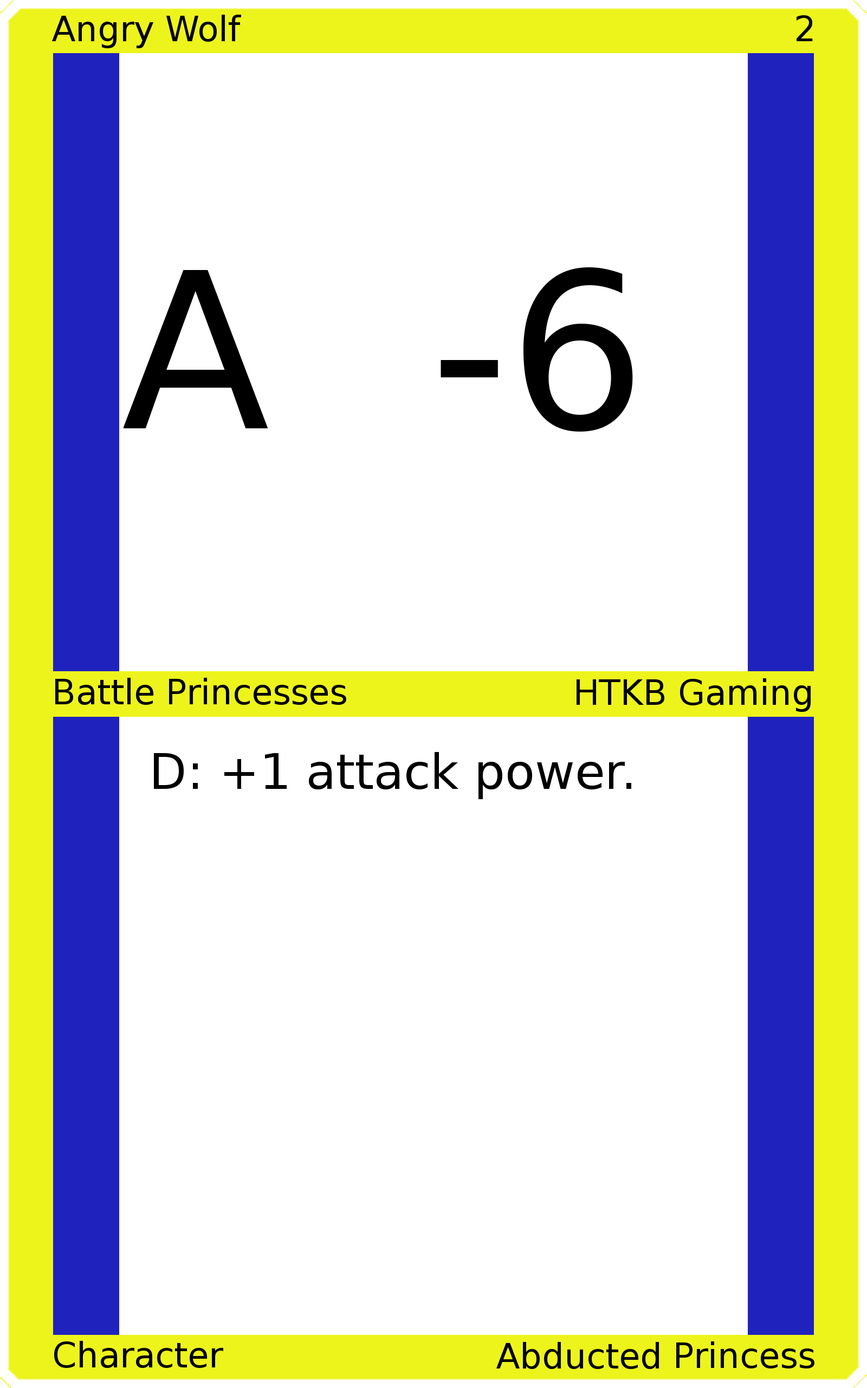
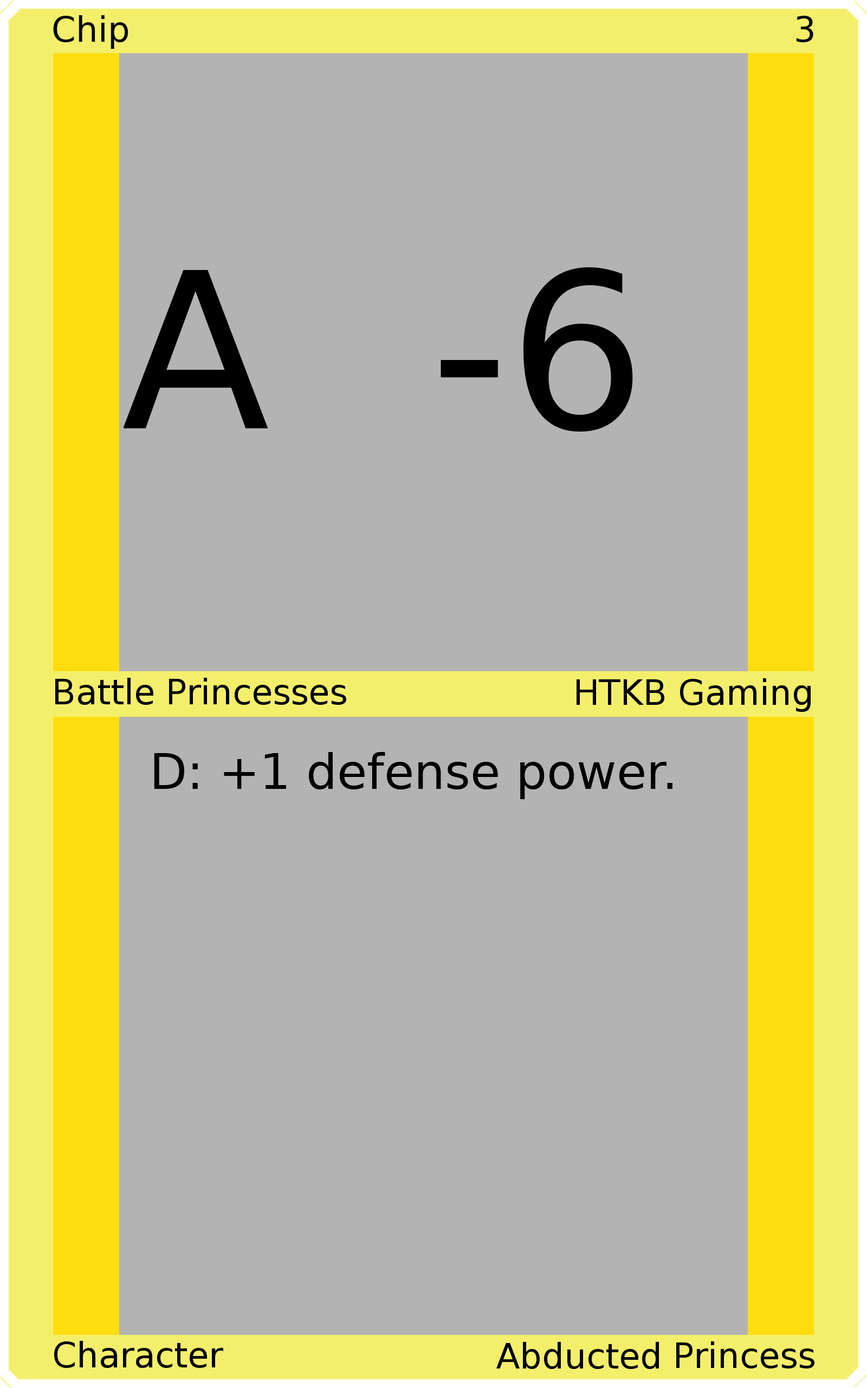
Two versions of the same layered image (w=867, h=1388). Layer-by-layer changes:
painted on "Upper Left" over [52,14,242,49]
painted on "Upper Right" over [796,15,814,43]
painted on "Card Text" over [153,751,673,799]
painted on "Border" over [0,0,867,1388]
painted on "Top Background" over [119,52,748,673]
painted on "Bottom Background" over [119,715,748,1336]
painted on "Background" over [35,35,832,1352]
